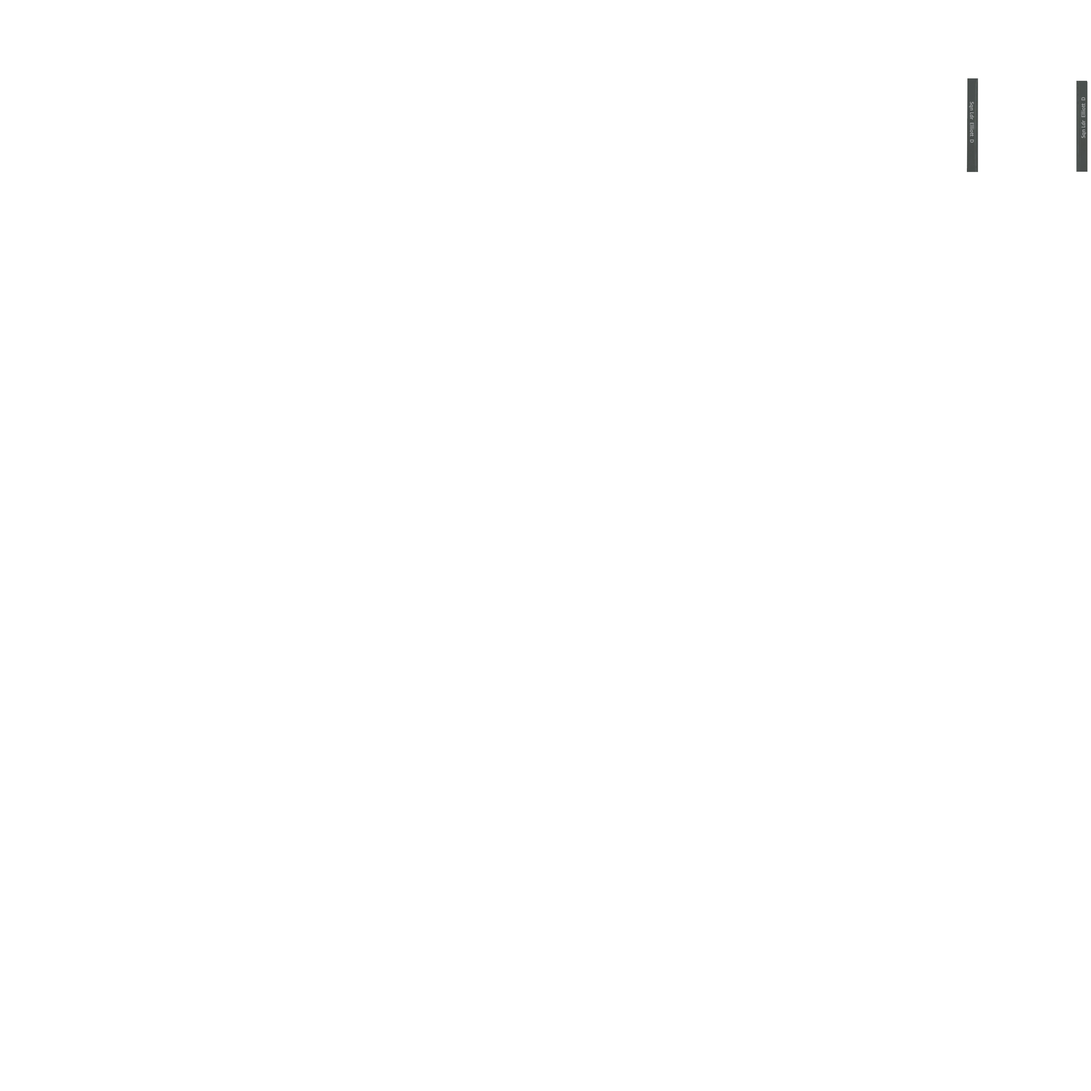
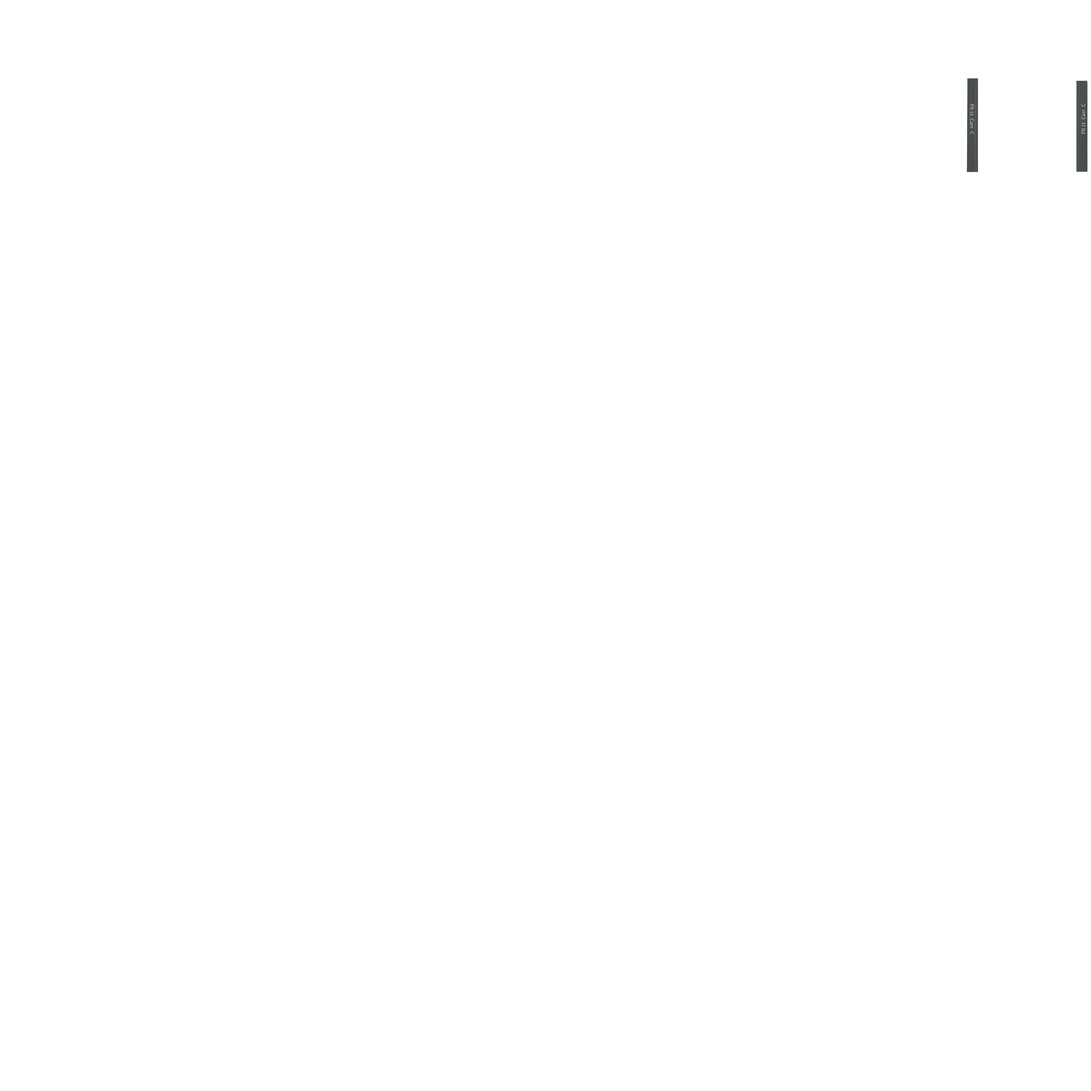
Two versions of the same layered image (1091×1091). Layer-by-layer changes:
renamed "Elliott" to "Gilbert", hid the group it (2 layers) over (969, 97, 1087, 143)
painted on "Left" (1st of 3, in "Gilbert") over (969, 101, 975, 143)
painted on "Right" (1st of 3, in "Gilbert") over (1081, 97, 1087, 139)
renamed "Johnson" to "Carr", showed the group it (2 layers) over (970, 97, 1086, 143)
painted on "Left" (2nd of 3, in "Carr") over (970, 102, 975, 143)
painted on "Right" (2nd of 3, in "Carr") over (1081, 97, 1086, 138)
